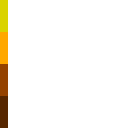
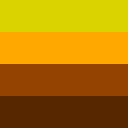
Layer changes from the first w=128, h=128 image to the second:
added layer "Layer 1 copy 7" above "Layer 1 copy 6" over box(8, 0, 128, 128)
